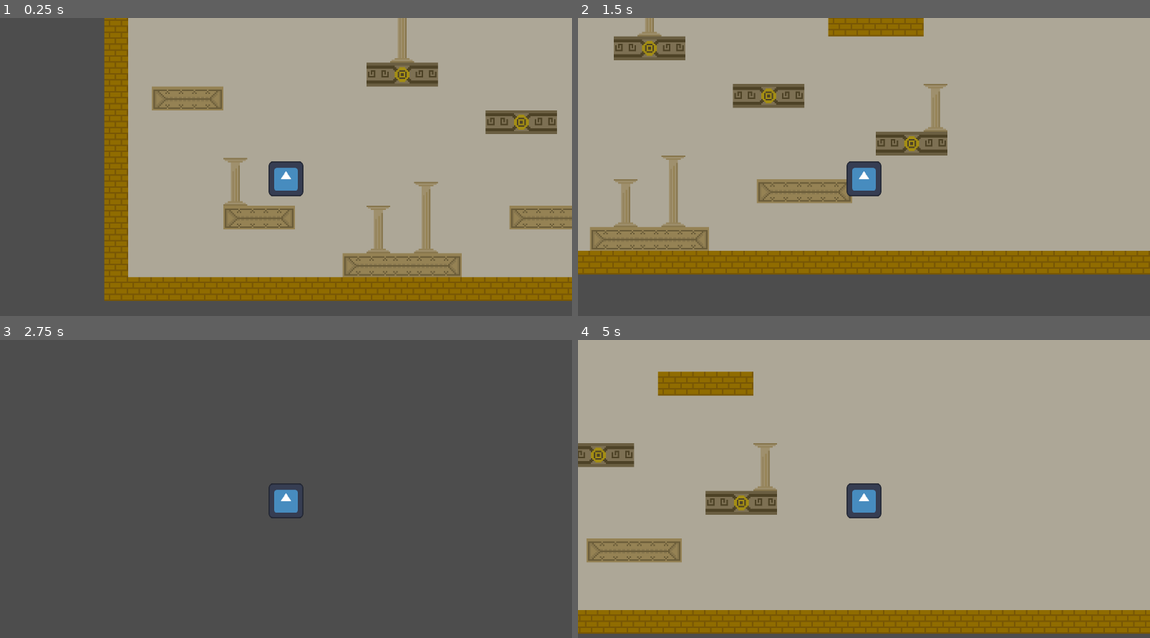
Above: before the commit, frames 1-4 (two rows, left to right).
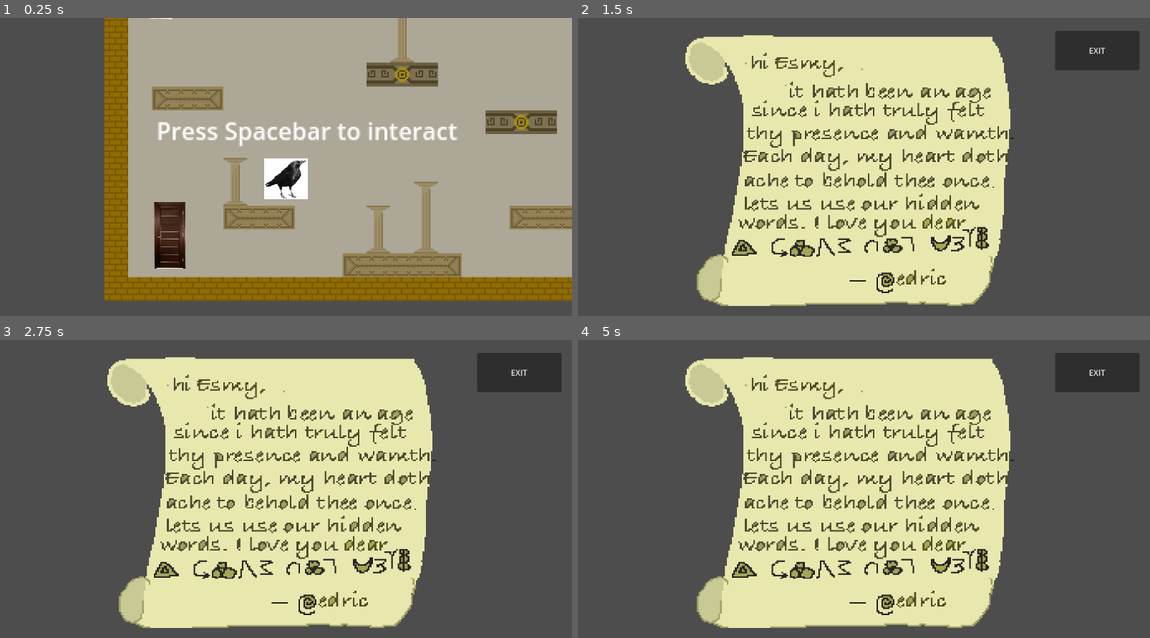
Above: after the commit, the same moments.

Repository: manaskhadka/qrow
Game: Godot game, scene res://world.tscn
The game is run twice, just before and just after one commit, with the same random seed, the same clock (stepped at 60 frames per second) and the same inputs. The engine's default icon, where the game draws it, is replaced by a stand-in: a white triangle on a blue panel in a dark square.
Inputs:
- Up to frame 1 (0.25 s): no input
- Up to frame 2 (1.5 s): tap Space at 0.5 s; hold Right (right) 0.53-1.28 s; tap Enter (ui_accept) at 0.77 s; hold Down (down) from 1.28 s (still down)
- Up to frame 3 (2.75 s): tap Enter (ui_accept) at 1.52 s; release Down (down) at 2.03 s; hold Right (right) from 2.03 s (still down)
- Up to frame 4 (5 s): tap Enter (ui_accept) at 2.75, 3.02, 3.5, 3.77, 4.52 s; release Right (right) at 2.78 s; hold Up (up) 2.78-3.53 s; hold Left (left) from 3.53 s (still down)

The runs differ from the first frame. In frame 1, 3.6% of the frame differs, in the area x 26-80%, y 0-85%; in frame 2, 91%; in frame 3, 45%; in frame 4, 98%, in the area x 0-100%, y 0-99%.

Commit message:
prototype 1 asset update

Diff:
--- a/desert-game-assets/desert-game-map.tres
+++ b/desert-game-assets/desert-game-map.tres
@@ -5,16 +5,40 @@
 [sub_resource type="TileSetAtlasSource" id="TileSetAtlasSource_0"]
 texture = ExtResource("1_5mfro")
 0:0/0 = 0
+0:0/0/physics_layer_0/linear_velocity = Vector2(0, 0)
+0:0/0/physics_layer_0/angular_velocity = 0.0
+0:0/0/physics_layer_0/polygon_0/points = PackedVector2Array(-8, -8, 8, -8, 8, 8, -8, 8)
 1:0/0 = 0
+1:0/0/physics_layer_0/linear_velocity = Vector2(0, 0)
+1:0/0/physics_layer_0/angular_velocity = 0.0
 2:0/0 = 0
+2:0/0/physics_layer_0/linear_velocity = Vector2(0, 0)
+2:0/0/physics_layer_0/angular_velocity = 0.0
 3:0/0 = 0
+3:0/0/physics_layer_0/linear_velocity = Vector2(0, 0)
+3:0/0/physics_layer_0/angular_velocity = 0.0
 4:0/0 = 0
+4:0/0/physics_layer_0/linear_velocity = Vector2(0, 0)
+4:0/0/physics_layer_0/angular_velocity = 0.0
 5:0/0 = 0
+5:0/0/physics_layer_0/linear_velocity = Vector2(0, 0)
+5:0/0/physics_layer_0/angular_velocity = 0.0
 6:0/0 = 0
+6:0/0/physics_layer_0/linear_velocity = Vector2(0, 0)
+6:0/0/physics_layer_0/angular_velocity = 0.0
 7:0/0 = 0
+7:0/0/physics_layer_0/linear_velocity = Vector2(0, 0)
+7:0/0/physics_layer_0/angular_velocity = 0.0
 8:0/0 = 0
+8:0/0/physics_layer_0/linear_velocity = Vector2(0, 0)
+8:0/0/physics_layer_0/angular_velocity = 0.0
 9:0/0 = 0
+9:0/0/physics_layer_0/linear_velocity = Vector2(0, 0)
+9:0/0/physics_layer_0/angular_velocity = 0.0
 10:0/0 = 0
+10:0/0/physics_layer_0/linear_velocity = Vector2(0, 0)
+10:0/0/physics_layer_0/angular_velocity = 0.0
 
 [resource]
+physics_layer_0/collision_layer = 1
 sources/0 = SubResource("TileSetAtlasSource_0")
--- a/player.tscn
+++ b/player.tscn
@@ -1,22 +1,13 @@
 [gd_scene load_steps=5 format=3 uid="uid://ccwb7bmjph5un"]
 
-[ext_resource type="Texture2D" uid="uid://ch6ki0164q1th" path="res://icon.svg" id="1_7gfxx"]
 [ext_resource type="Script" path="res://player.gd" id="1_mc4wp"]
+[ext_resource type="Texture2D" uid="uid://4xxqrttvdi65" path="res://crow.jpg" id="2_6of2i"]
 
 [sub_resource type="SpriteFrames" id="SpriteFrames_vivnw"]
 animations = [{
 "frames": [{
 "duration": 1.0,
-"texture": ExtResource("1_7gfxx")
-}, {
-"duration": 1.0,
-"texture": ExtResource("1_7gfxx")
-}, {
-"duration": 1.0,
-"texture": ExtResource("1_7gfxx")
-}, {
-"duration": 1.0,
-"texture": ExtResource("1_7gfxx")
+"texture": ExtResource("2_6of2i")
 }],
 "loop": true,
 "name": &"default",
--- a/world.tscn
+++ b/world.tscn
@@ -1,12 +1,11 @@
-[gd_scene load_steps=7 format=3 uid="uid://b8i3w6yq3u6cb"]
+[gd_scene load_steps=8 format=3 uid="uid://b8i3w6yq3u6cb"]
 
 [ext_resource type="PackedScene" uid="uid://do027h1kv333v" path="res://test-level.tscn" id="1_4m6ml"]
 [ext_resource type="PackedScene" uid="uid://ccwb7bmjph5un" path="res://player.tscn" id="2_bcbvm"]
 [ext_resource type="Script" path="res://Area2D1.gd" id="3_ap70v"]
 [ext_resource type="Script" path="res://Area2D2.gd" id="4_m8bo1"]
-
-[sub_resource type="CircleShape2D" id="CircleShape2D_8tut1"]
-radius = 24.0832
+[ext_resource type="Texture2D" uid="uid://cou65suxdsmc0" path="res://desert-game-assets/note.png" id="5_taxmi"]
+[ext_resource type="Texture2D" uid="uid://d0kl7w8qlyd70" path="res://desert-game-assets/door.jpg" id="6_xnwc7"]
 
 [sub_resource type="CircleShape2D" id="CircleShape2D_hlxmn"]
 radius = 25.0799
@@ -18,17 +17,17 @@
 [node name="player" parent="." instance=ExtResource("2_bcbvm")]
 position = Vector2(122, 158)
 scale = Vector2(0.984563, 0.987805)
-decel_coeff = 0.98
-speed = 15.0
-max_speed = 300.0
+decel_coeff = 0.96
+speed = 20.0
+max_speed = 125.0
 
 [node name="Area2D" type="Area2D" parent="."]
 position = Vector2(22, 20)
 script = ExtResource("3_ap70v")
 
 [node name="CollisionShape2D" type="CollisionShape2D" parent="Area2D"]
-position = Vector2(7, 204)
-shape = SubResource("CircleShape2D_8tut1")
+position = Vector2(23, 176)
+shape = SubResource("CircleShape2D_hlxmn")
 
 [node name="Area2D2" type="Area2D" parent="."]
 position = Vector2(82, 15)
@@ -38,6 +37,23 @@
 position = Vector2(-44, 23)
 shape = SubResource("CircleShape2D_hlxmn")
 
+[node name="Note" type="Sprite2D" parent="."]
+position = Vector2(39, 37)
+scale = Vector2(0.0597222, 0.096243)
+texture = ExtResource("5_taxmi")
+
+[node name="Door" type="Sprite2D" parent="."]
+position = Vector2(44, 196)
+scale = Vector2(0.137097, 0.137097)
+texture = ExtResource("6_xnwc7")
+
+[node name="Label" type="Label" parent="."]
+offset_left = 35.0
+offset_top = 114.0
+offset_right = 237.0
+offset_bottom = 137.0
+text = "Press Spacebar to interact"
+
 [connection signal="body_entered" from="Area2D" to="Area2D" method="_on_body_entered"]
 [connection signal="body_exited" from="Area2D" to="Area2D" method="_on_body_exited"]
 [connection signal="body_entered" from="Area2D2" to="Area2D2" method="_on_body_entered"]
Binary file added: crow.jpg
Not shown, added: crow.jpg.import
Binary file added: desert-game-assets/door.jpg
Not shown, added: desert-game-assets/door.jpg.import
Binary file added: desert-game-assets/note.png
Not shown, added: desert-game-assets/note.png.import
